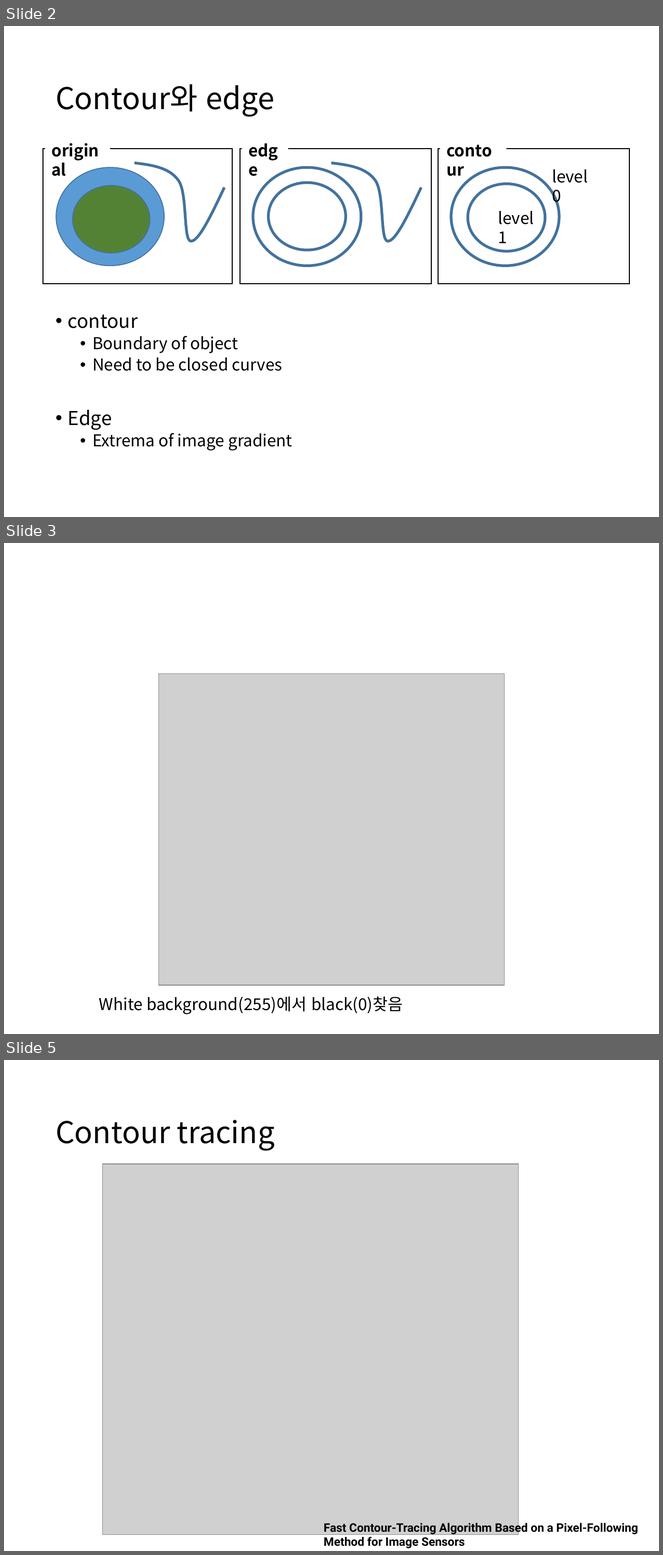
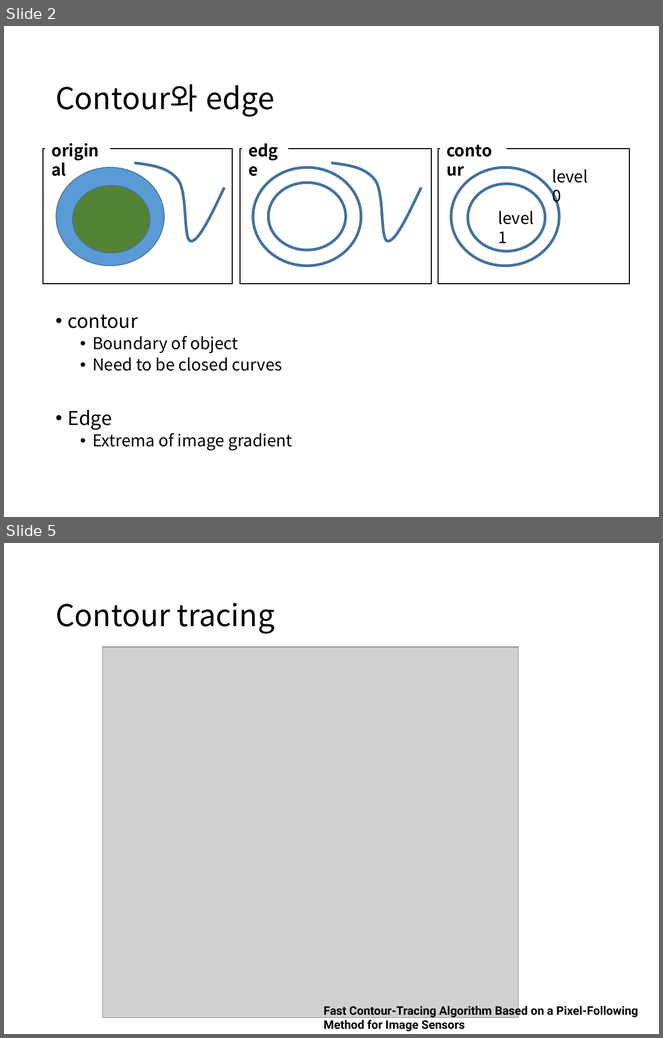
Before and after one commit to boy1089/MyProject, a slide deck: contour/contour 3.pptx. Shown one above the other, each under a label of ours: slides 2, 3 and 5 before the commit, slides 2 and 5 after it; the slides between them are not shown. The pictures are 663x1555 and 663x1038 pixels, drawn with LibreOffice and Linux fonts; fonts in the diff are those of the drawing; grey boxes stand for pictures. Boxes give left, top, right and bottom in pixels: in the first picture for what was removed or moved away, otherwise in the second. Text is boxed around its words. In the diff, an @@ line names an element or a change of style, - is before the commit and + after.

```diff
--- a/contour/contour 3.pptx
+++ b/contour/contour 3.pptx
@@ slide 3 removed at <box>4,543,659,1034</box>, background #FFFFFF @@
@@ picture removed at <box>158,674,505,986</box> @@
@@ text removed at <box>99,996,403,1015</box> @@
-White background(255)에서 black(0)찾음
```
Also in this commit, not shown: 4 slides changed, 3 slides added, 2 other slides removed.
